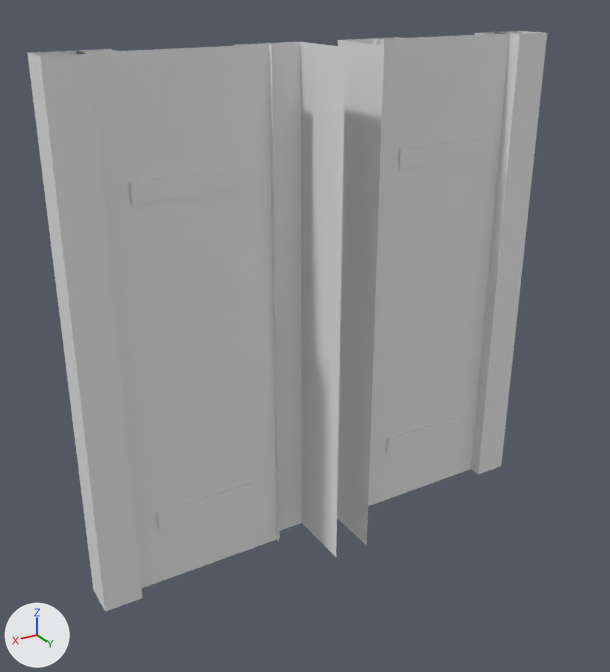
The FBX model Below/Assets/Resources/3DModels/GameArt/Traps/Axes/Floor_01_Axe_Trap_Wall.fbx, before and after one commit.
One viewpoint serves both versions: a 50 mm lens placed at (0.66, 2.56, 2.22), pointed at (-0.89, -0.02, 0.93). The axes (+X, +Y, +Z) are drawn at lower left. The lights are the same throughout. Where no turn or scale is listed for an object, it has been applied to the vertices. Vertices at the same position are counted once.

Objects in the first picture: 'Floor_01_Axe_Trap_Wall'.
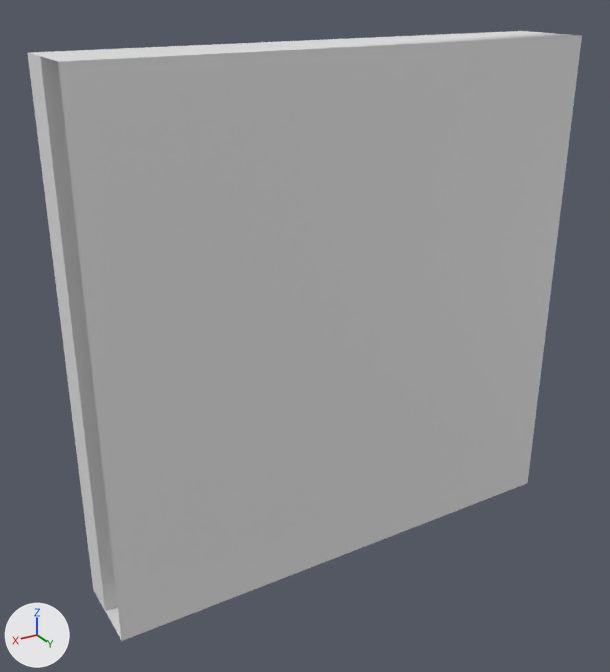
Where the change shows, as pixel boxes [x1, y1, x2, y2] in the pictures (610 x 672 px):
'Floor_01_Axe_Trap_Wall', reshaped (7% wider)
    before: [28, 31, 547, 612]
    after: [28, 31, 582, 641]
part 1 of me_cube_002, added
    after: [30, 31, 582, 641]

What changed in the scene script:
```text
Add mat_cache:
    mat_cache = principled_material('Cache')
    mat_cache.base_color = (0.8, 0.8, 0.8)  # white #e7e7e7
Change me_cube_002:
    where me_cube_002.from_pydata(...)  # 1446 vertices, 1404 faces; spans x -2.0..0.0, y -0.16..0.18, z 0.0..2.0
    used by ob_floor_01_axe_trap_wall; location = (0.0, 0.0, 0.0)
    verts and faces of me_cube_002; kept vertices keep their numbers, new ones are numbered from 1446
    me_cube_002 part 1
    add verts[1446] = (-2.0, -0.14, 0.0)
    add verts[1447] = (-2.0, -0.14, 2.0)  # pixel (521, 30)
    add verts[1448] = (-2.0, 0.18, 0.0)  # pixel (527, 482)
    add verts[1449] = (-2.0, 0.18, 2.0)  # pixel (582, 35)
    add verts[1450] = (-2.0, 0.18, 0.0)  # pixel (527, 483)
    add for new, old in zip([*range(1451, 1457)], [1446, 1447, 1448, 1449, 1449, 1450]): verts[new] = verts[old] + (2.0, 0.0, 0.0)
    add faces += [(1447, 1449, 1454, 1452), (1446, 1451, 1453, 1448), (1449, 1450, 1456, 1455)]  # mat_cache (white #e7e7e7)
    add me_cube_002.materials.append(mat_cache)  # white #e7e7e7
```
